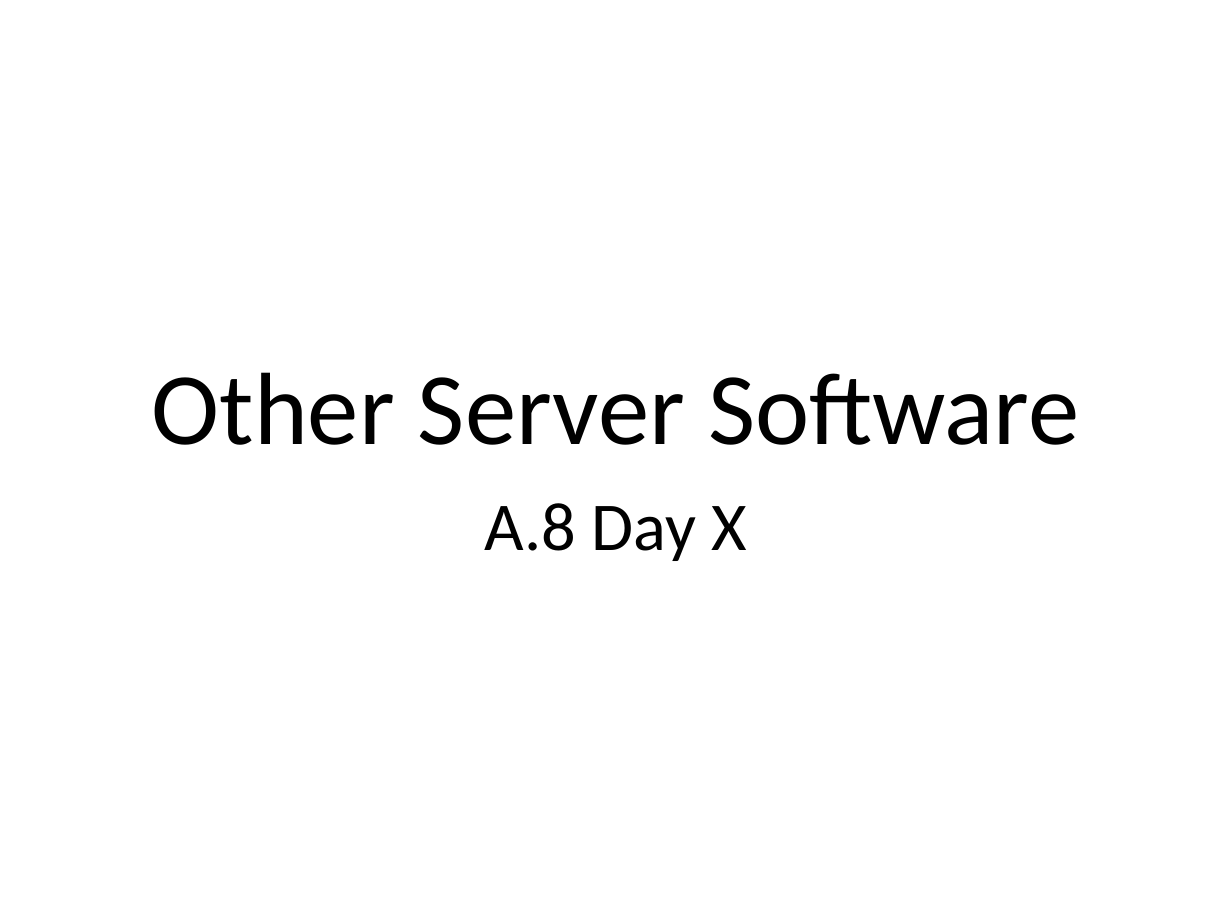
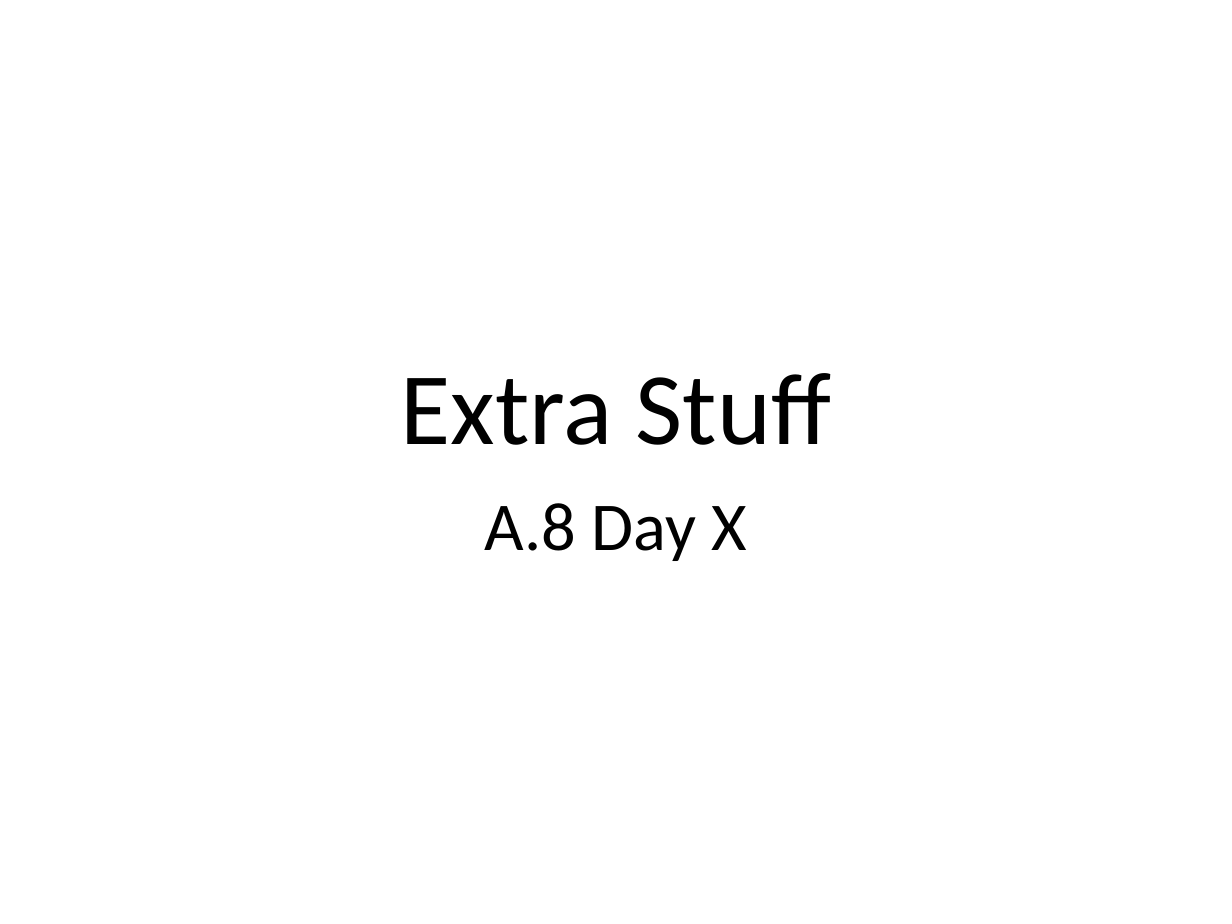
Before and after one commit to Greg5519/ICS2O0, a slide deck: slide 27 of Topic A Understanding Computers/A.8 Lesson - World Wide Web.pptx (slide 24 before the commit). Drawn at 1232x924 pixels with LibreOffice and Linux fonts; fonts in the diff are those of the drawing. Boxes give left, top, right and bottom in pixels: in the first picture for what was removed or moved away, otherwise in the second. Text is boxed around its words. In the diff, an @@ line names an element or a change of style, - is before the commit and + after.

```diff
--- a/Topic A Understanding Computers/A.8 Lesson - World Wide Web.pptx
+++ b/Topic A Understanding Computers/A.8 Lesson - World Wide Web.pptx
@@ title at box(401, 373, 831, 445): text changed @@
-Other Server Software
+Extra Stuff
```
Also in this commit, not shown: 1 other slide changed, 3 slides added, 2 other files.
